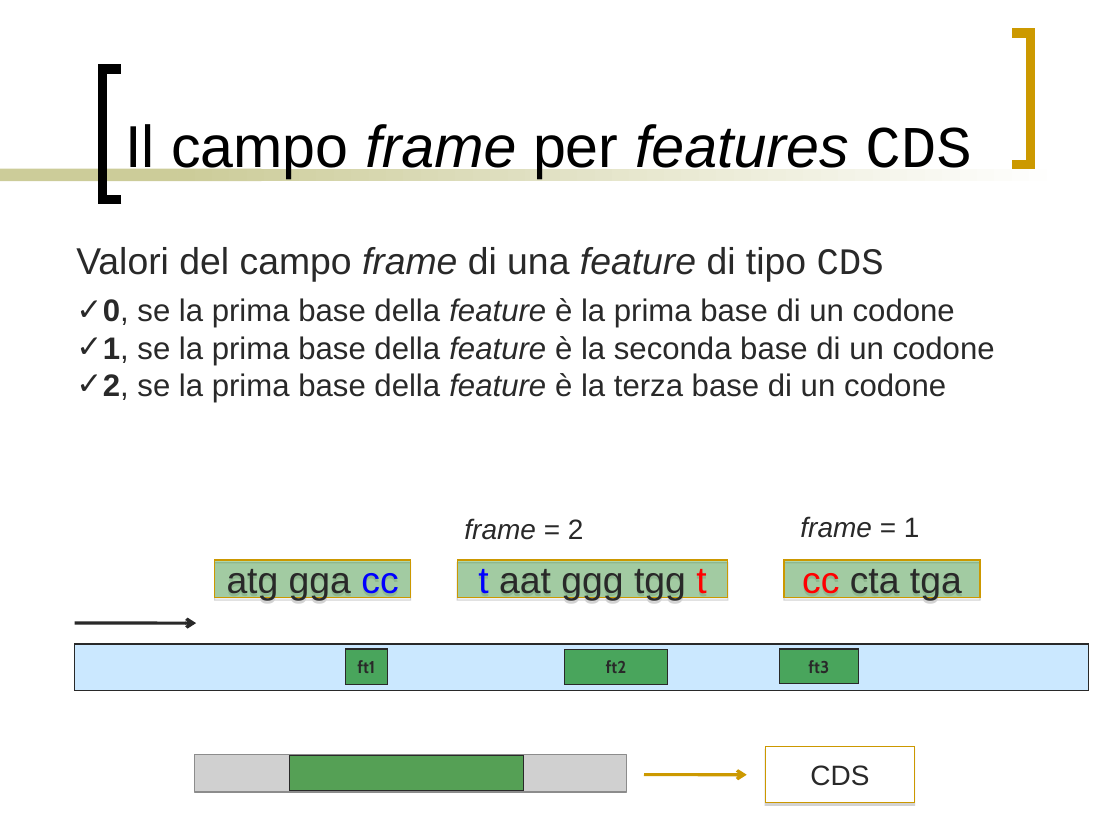
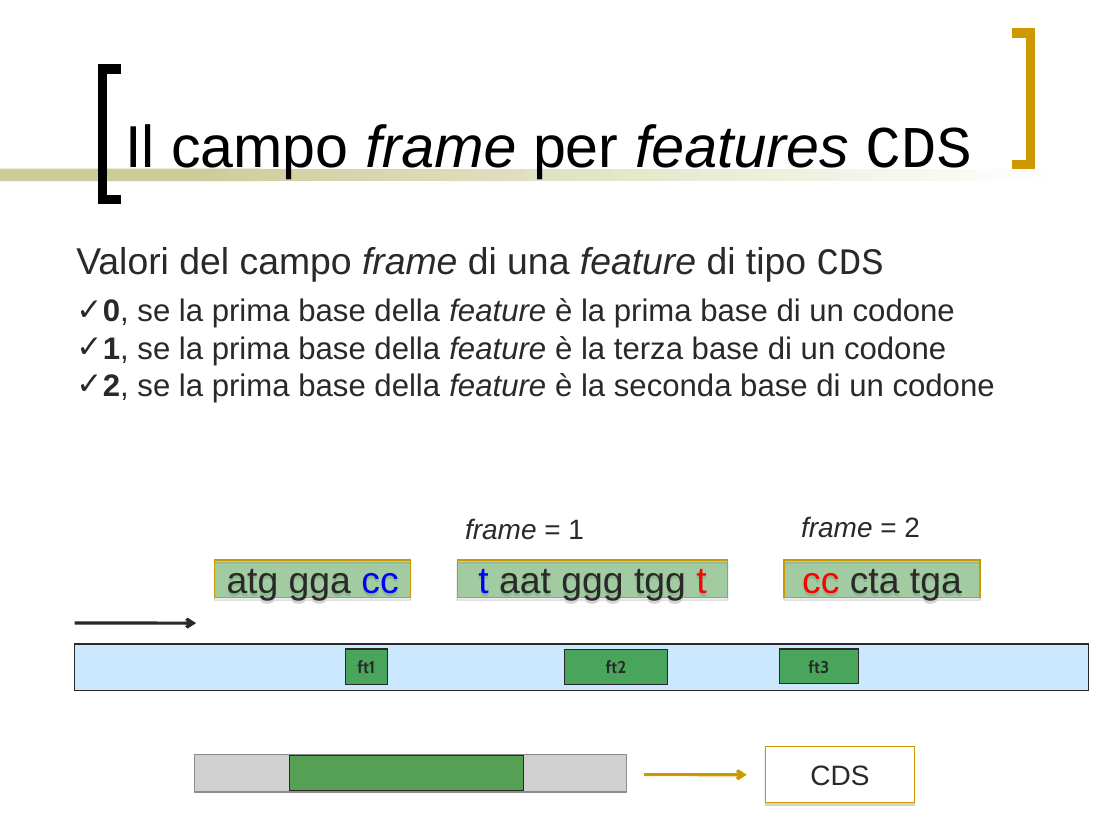
Before and after one commit to bioinformatica-corso/lezioni, a slide deck: slide 55 of laboratorio/27ott20/gtf-format.ppt. Drawn at 1120x840 pixels with LibreOffice and Linux fonts; fonts in the diff are those of the drawing; grey boxes stand for pictures. Boxes give left, top, right and bottom in pixels: in the first picture for what was removed or moved away, otherwise in the second. Text is boxed around its words. In the diff, an @@ line names an element or a change of style, - is before the commit and + after.

```diff
--- a/laboratorio/27ott20/gtf-format.ppt
+++ b/laboratorio/27ott20/gtf-format.ppt
@@ text at (103, 336, 995, 402): text changed @@
-✓ 1, se la prima base della feature è la seconda base di un codone
-✓ 2, se la prima base della feature è la terza base di un codone
+✓ 1, se la prima base della feature è la terza base di un codone
+✓ 2, se la prima base della feature è la seconda base di un codone
@@ text "frame = 1": place and size @@
-text "frame = 1" at (800, 516, 920, 538)
+text "frame = 1" at (465, 518, 584, 540)
@@ text "frame = 2": place and size @@
-text "frame = 2" at (464, 518, 584, 540)
+text "frame = 2" at (801, 516, 920, 538)
```
Also in this commit, not shown: 4 other slides changed, 2 other files.
